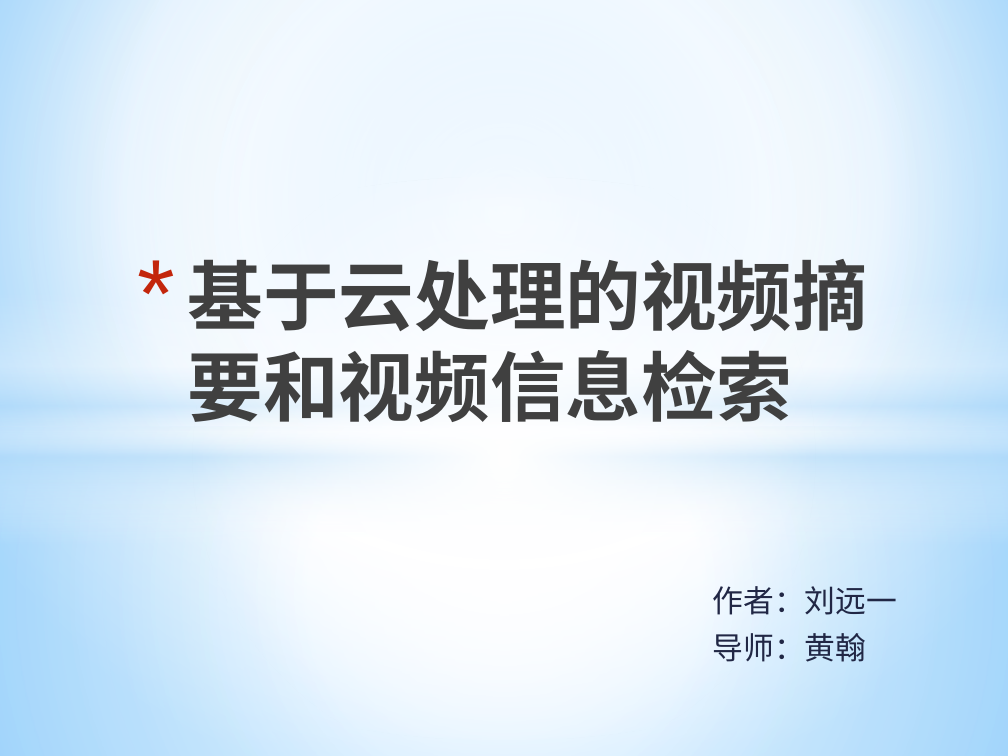
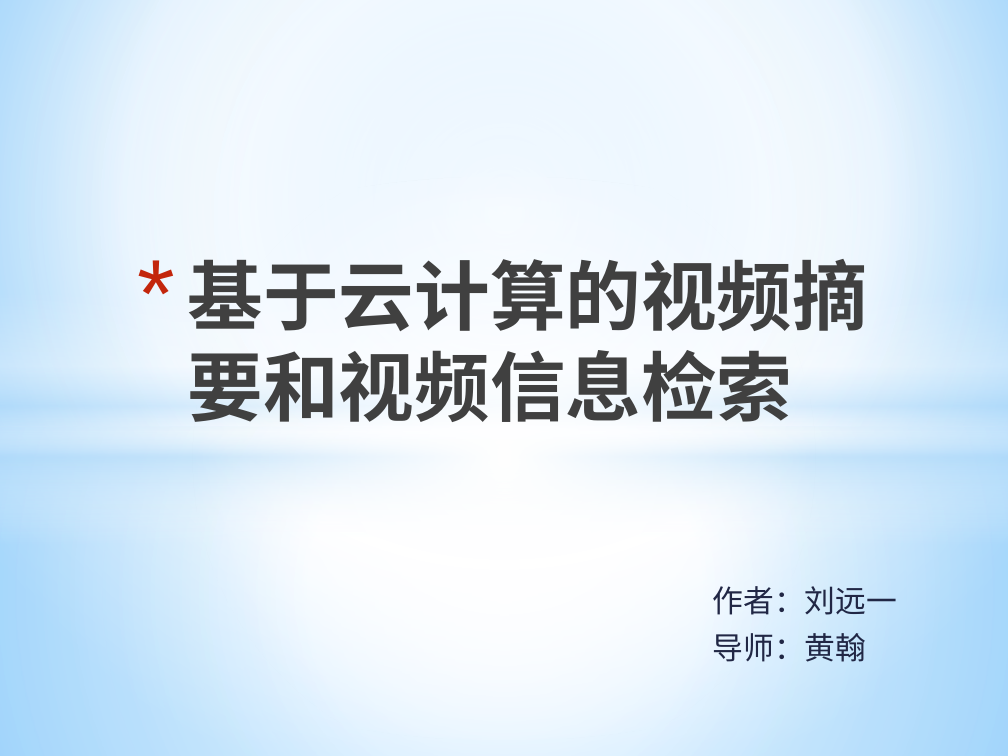
Before and after one commit to ronnyMakhuddin/motion-detect-tiqu, a slide deck: slide 1 of 研究生毕业设计/文档管理/毕业设计开题.pptx. Drawn at 1008x756 pixels with LibreOffice and Linux fonts; fonts in the diff are those of the drawing. Boxes give left, top, right and bottom in pixels: in the first picture for what was removed or moved away, otherwise in the second. Text is boxed around its words. In the diff, an @@ line names an element or a change of style, - is before the commit and + after.

```diff
--- a/研究生毕业设计/文档管理/毕业设计开题.pptx
+++ b/研究生毕业设计/文档管理/毕业设计开题.pptx
@@ title at box(188, 259, 868, 422): text changed @@
-* 基于云处理的视频摘要和视频信息检索
+* 基于云计算的视频摘要和视频信息检索
```
